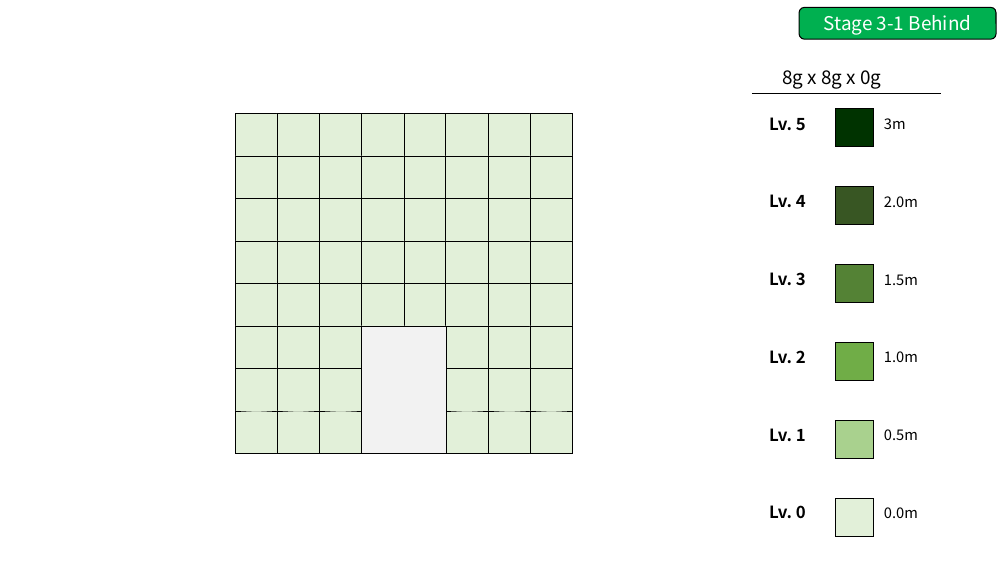
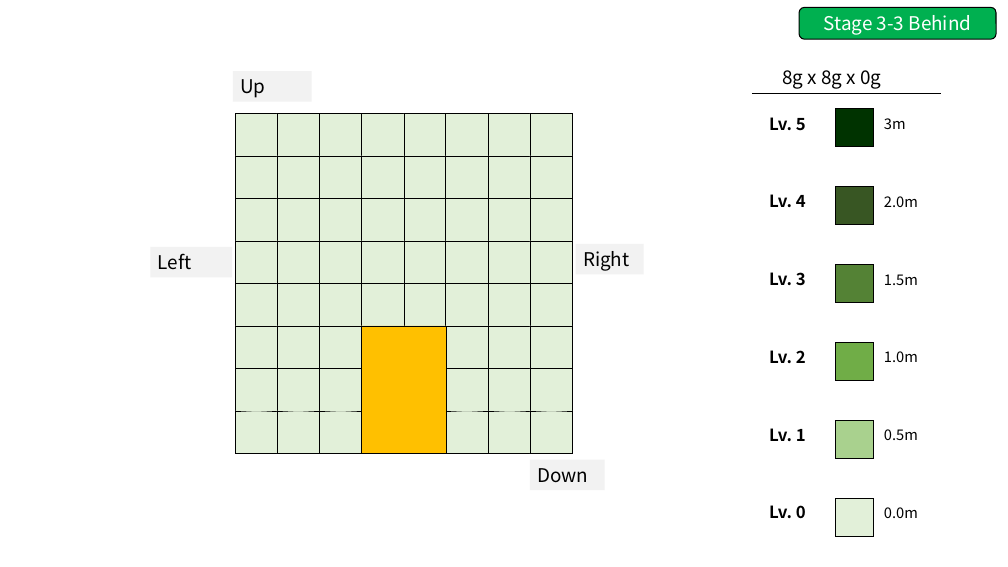
Before and after one commit to GGMGangsterHamster/GangsterHamster, a slide deck: slide 18 of Documents/Gravito_Stage.pptx (slide 6 before the commit). Drawn at 1008x567 pixels with LibreOffice and Linux fonts; fonts in the diff are those of the drawing. Boxes give left, top, right and bottom in pixels: in the first picture for what was removed or moved away, otherwise in the second. Text is boxed around its words. In the diff, an @@ line names an element or a change of style, - is before the commit and + after.

Commit message:
(Gravito_Stage) 3-1~3까지 작성 완료

```diff
--- a/Documents/Gravito_Stage.pptx
+++ b/Documents/Gravito_Stage.pptx
@@ text in rounded rectangle at (824,15,972,35): text changed @@
-Stage 3-1 Behind
+Stage 3-3 Behind
@@ rectangle added at (233,71,312,101), fill #F2F2F2, 18 pt, text #000000 @@
+Up
@@ rectangle added at (150,247,232,278), fill #F2F2F2, 18 pt, text #000000 @@
+Left
@@ rectangle added at (575,243,644,274), fill #F2F2F2, 18 pt, text #000000 @@
+Right
@@ freeform shape at (361,326,447,454): fill #F2F2F2 to #FFC000 @@
@@ rectangle added at (530,460,605,490), fill #F2F2F2, 18 pt, text #000000 @@
+Down
```
Also in this commit, not shown: 5 other slides changed, 12 slides added.
